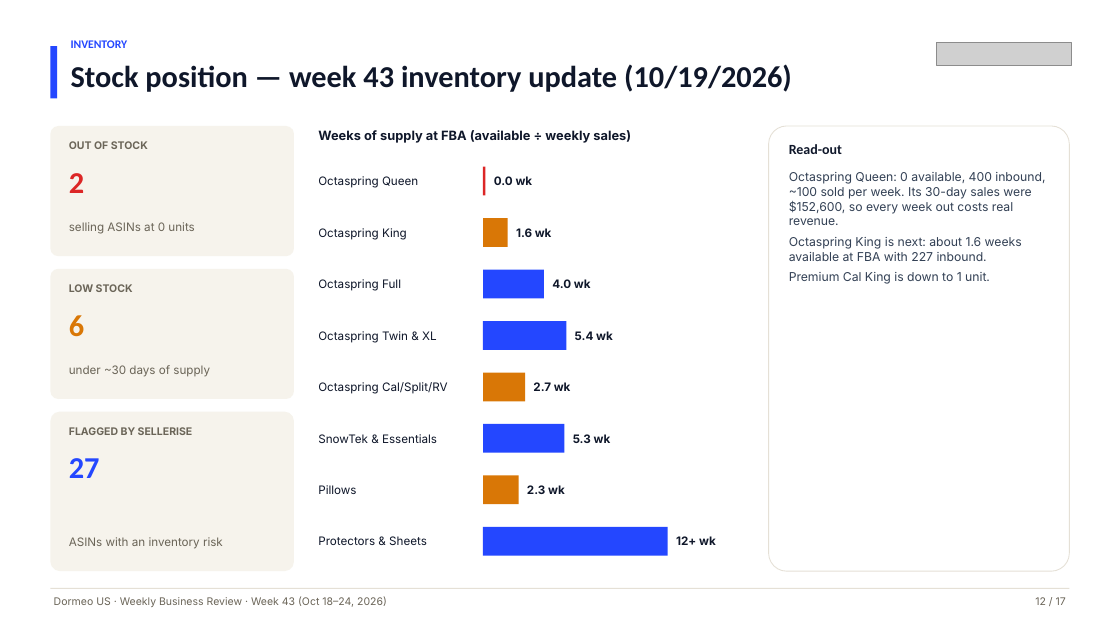
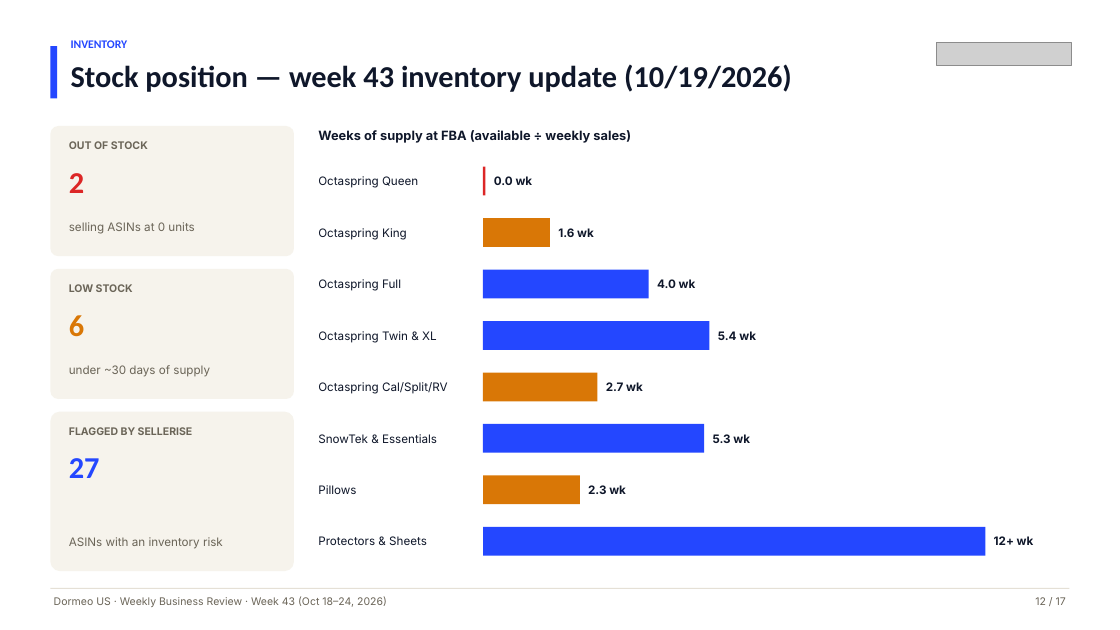
Before and after one commit to RONFSG/flagship-growth-reports, a slide deck: slide 12 of dormeo-us/deck/2026-10-24/Dormeo-US-Weekly-Business-Review-Week-43-2026-10-24.pptx. Drawn at 1120x630 pixels with LibreOffice and Linux fonts; fonts in the diff are those of the drawing; grey boxes stand for pictures. Boxes give left, top, right and bottom in pixels: in the first picture for what was removed or moved away, otherwise in the second. Text is boxed around its words. In the diff, an @@ line names an element or a change of style, - is before the commit and + after.

```diff
--- a/dormeo-us/deck/2026-10-24/Dormeo-US-Weekly-Business-Review-Week-43-2026-10-24.pptx
+++ b/dormeo-us/deck/2026-10-24/Dormeo-US-Weekly-Business-Review-Week-43-2026-10-24.pptx
@@ rounded rectangle removed at <box>769,126,1070,571</box> @@
@@ text removed at <box>789,144,842,154</box> @@
-Read-out
@@ text removed at <box>789,172,1045,284</box> @@
-Octaspring Queen: 0 available, 400 inbound, ~100 sold per week. Its 30-day sales were $152,600, so every week out costs real revenue.
-Octaspring King is next: about 1.6 weeks available at FBA with 227 inbound.
-Premium Cal King is down to 1 unit.
@@ text "1.6 wk": place and size @@
-text "1.6 wk" at <box>516,228,552,237</box>
+text "1.6 wk" at <box>558,228,594,237</box>
@@ rectangle: place and size @@
-rectangle at <box>483,218,507,247</box>
+rectangle at <box>483,218,550,247</box>
@@ text "4.0 wk": place and size @@
-text "4.0 wk" at <box>552,279,591,288</box>
+text "4.0 wk" at <box>657,279,696,288</box>
@@ rectangle: place and size @@
-rectangle at <box>483,270,544,298</box>
+rectangle at <box>483,270,649,298</box>
@@ rectangle: place and size @@
-rectangle at <box>483,321,566,350</box>
+rectangle at <box>483,321,710,350</box>
@@ text "5.4 wk": place and size @@
-text "5.4 wk" at <box>575,331,613,340</box>
+text "5.4 wk" at <box>718,331,756,340</box>
@@ rectangle: place and size @@
-rectangle at <box>483,372,525,401</box>
+rectangle at <box>483,372,597,401</box>
@@ text "2.7 wk": place and size @@
-text "2.7 wk" at <box>533,382,571,391</box>
+text "2.7 wk" at <box>606,382,643,391</box>
@@ text "5.3 wk": place and size @@
-text "5.3 wk" at <box>573,434,611,443</box>
+text "5.3 wk" at <box>713,434,750,443</box>
@@ rectangle: place and size @@
-rectangle at <box>483,424,565,453</box>
+rectangle at <box>483,424,704,453</box>
@@ rectangle: place and size @@
-rectangle at <box>483,476,518,504</box>
+rectangle at <box>483,476,580,504</box>
@@ text "2.3 wk": place and size @@
-text "2.3 wk" at <box>527,485,565,494</box>
+text "2.3 wk" at <box>588,485,626,494</box>
@@ rectangle: place and size @@
-rectangle at <box>483,527,668,555</box>
+rectangle at <box>483,527,986,555</box>
@@ text "12+ wk": place and size @@
-text "12+ wk" at <box>676,536,716,545</box>
+text "12+ wk" at <box>994,536,1034,545</box>
```
Also in this commit, not shown: 3 other slides changed, 9 other files.
